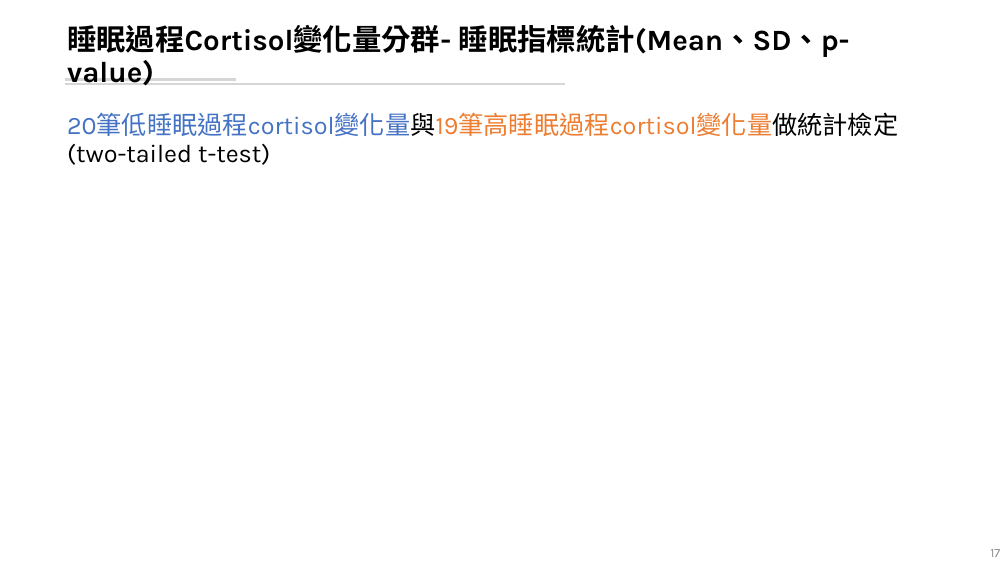
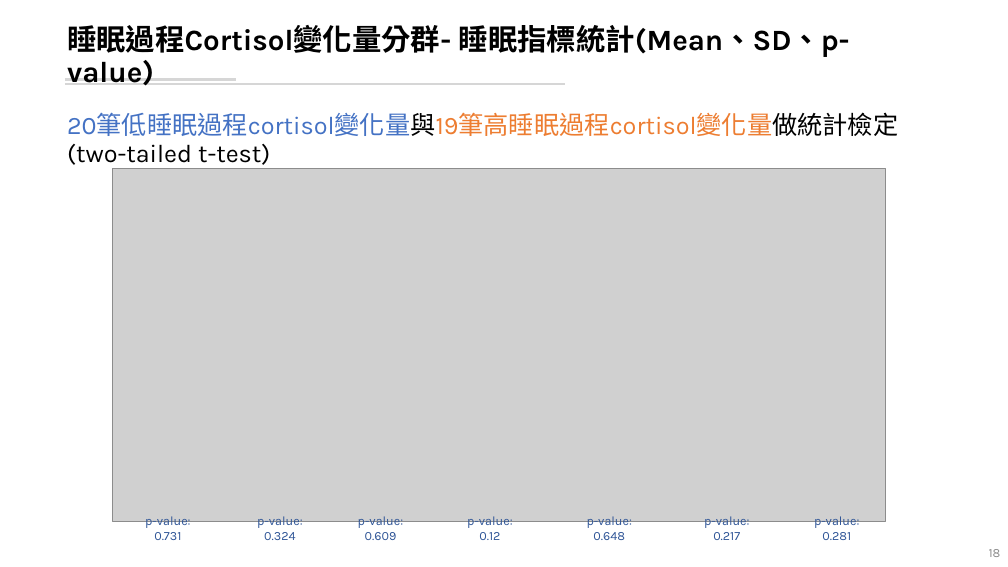
Before and after one commit to leooel97895750/REM_DataMining, a slide deck: slide 18 of 20210807_REM分析.pptx (slide 17 before the commit). Drawn at 1008x567 pixels with LibreOffice and Linux fonts; fonts in the diff are those of the drawing; grey boxes stand for pictures. Boxes give left, top, right and bottom in pixels: in the first picture for what was removed or moved away, otherwise in the second. Text is boxed around its words. In the diff, an @@ line names an element or a change of style, - is before the commit and + after.

```diff
--- a/20210807_REM分析.pptx
+++ b/20210807_REM分析.pptx
@@ picture added at [113,169,885,522] @@
@@ text added at [145,516,190,540], 12 pt, text #2F5597 @@
+p-value:
+0.731
@@ text added at [257,516,302,540], 12 pt, text #2F5597 @@
+p-value:
+0.324
@@ text added at [358,516,403,540], 12 pt, text #2F5597 @@
+p-value:
+0.609
@@ text added at [467,516,512,540], 12 pt, text #2F5597 @@
+p-value:
+0.12
@@ text added at [587,516,632,540], 12 pt, text #2F5597 @@
+p-value:
+0.648
@@ text added at [704,516,749,540], 12 pt, text #2F5597 @@
+p-value:
+0.217
@@ text added at [814,516,859,540], 12 pt, text #2F5597 @@
+p-value:
+0.281
@@ page number at [989,549,1001,557]: text changed @@
-17
+18
```
Also in this commit, not shown: 2 other slides changed, 3 slides added, 1 slide removed, 1 other file.
